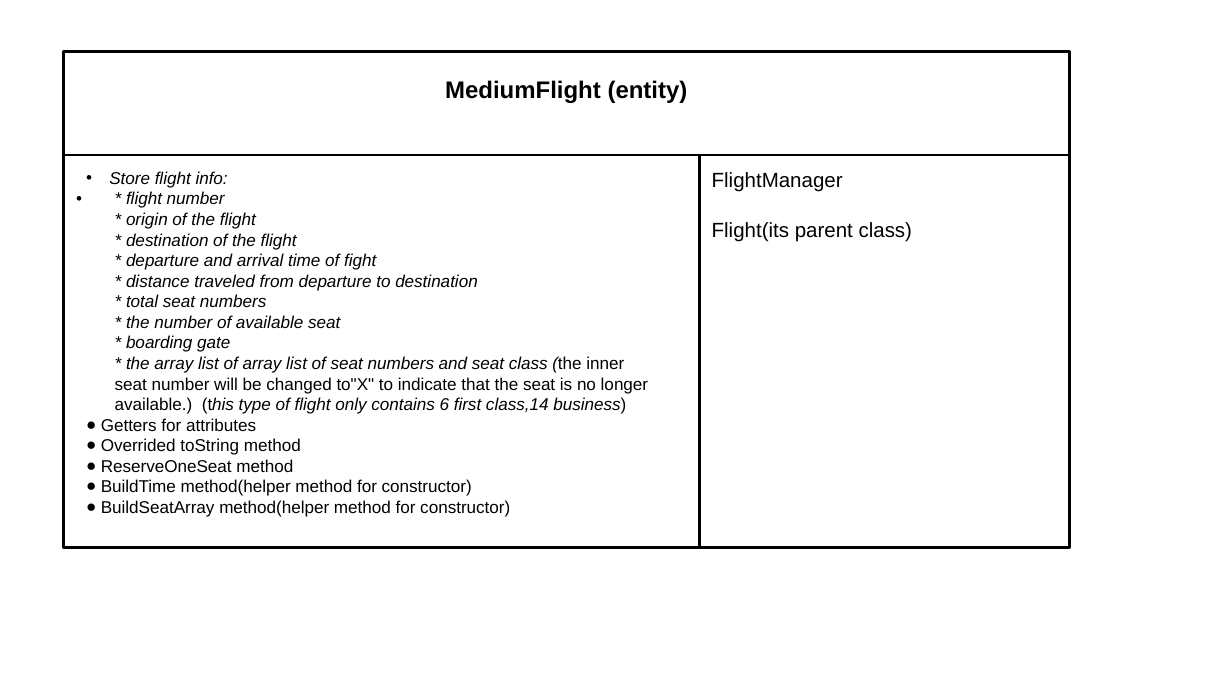
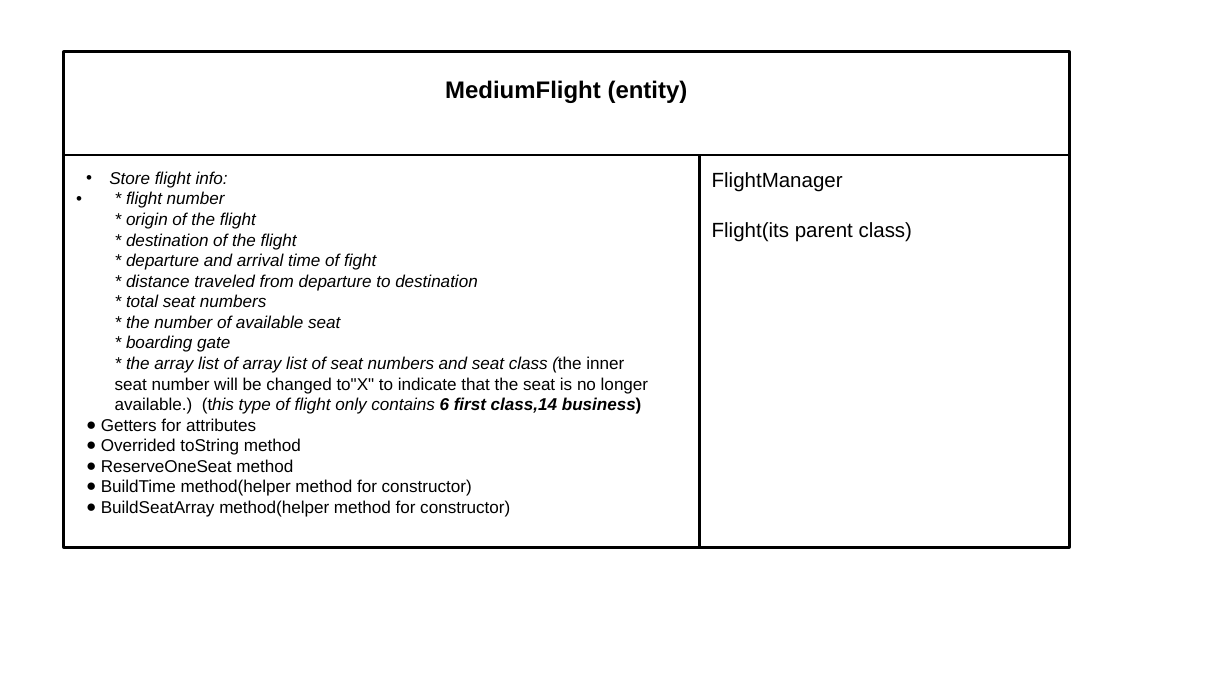
Before and after one commit to Jasmine-Zhuang/TicketVendorSystem, a slide deck: slide 4 of phase1/TicketVendor CRC Cards.pptx. Drawn at 1232x693 pixels with LibreOffice and Linux fonts; fonts in the diff are those of the drawing. Boxes give left, top, right and bottom in pixels: in the first picture for what was removed or moved away, otherwise in the second. Text is boxed around its words. In the diff, an @@ line names an element or a change of style, - is before the commit and + after.

```diff
--- a/phase1/TicketVendor CRC Cards.pptx
+++ b/phase1/TicketVendor CRC Cards.pptx
@@ text in rectangle at (115,191,648,414): bold on in "6 first class,14 business)" @@
```
Also in this commit, not shown: 8 other slides changed.
